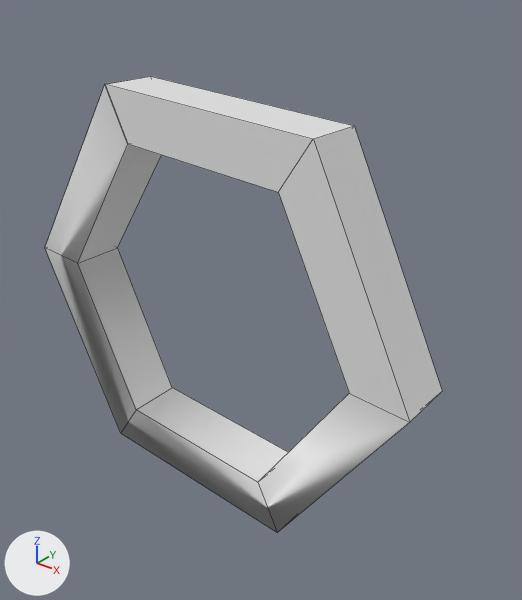
A saved change to the FBX model Assets/models/PINBALL/haguruma.fbx.
Before and after are seen from a 50 mm lens placed at (1.943, -2.7573, 0.2867), pointed at (1.8106, -2.5918, 0.1841). The axes (+X, +Y, +Z) are drawn at lower left. The lights are the same throughout. The older version comes first. Mesh edges are drawn as thin lines. Materials are left out; every surface is plain grey. Vertices at exactly the same position are counted once.

In view in the first picture: 'haguruma'.
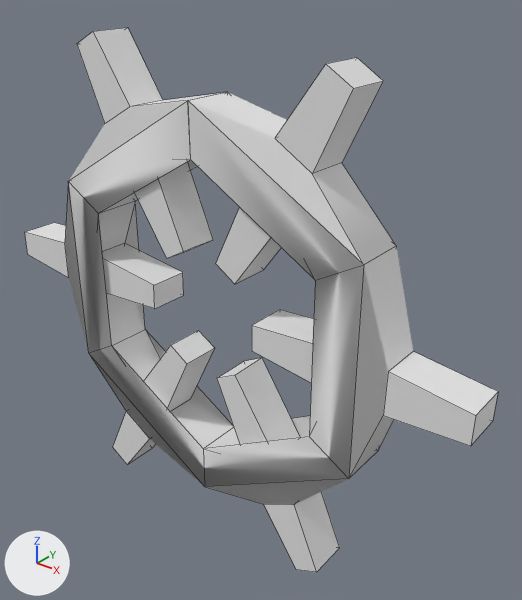
Pixel boxes (x1, y1, x2, y2) of what changed, in the pictures (522 x 600 px):
'haguruma', reshaped, turned, rescaled
    before: (45, 76, 442, 532)
    after: (25, 28, 498, 572)

What changed in the scene script:
```text
Change me_立方体_003:
    used by ob_haguruma; location = (1.7997, -2.6021, 0.1815); scale = (0.00938, 0.00938, 0.00938)
    remove me_立方体_003.from_pydata(...)  # 36 vertices, 33 faces; spans x -8.1..8.1, y -1.0..1.0, z -7.3..7.3
    add me_立方体_003.from_pydata(...)  # 124 vertices, 103 faces; spans x -10.3..10.3, y -1.0..1.0, z -11.1..11.1
    me_立方体_003 part 1
    10 vertices are removed from x -3.6..8.1, y -1.0..1.0, z -0.6..7.3
    23 faces are deleted
    50 vertices are added at x -10.3..10.3, y -1.0..1.0, z -11.1..11.1
    48 new vertices lie (0.0, 1.6, 0.0) away from vertices in x -10.3..10.3, y -0.8, z -11.1..11.1
    93 new faces join them
Change ob_haguruma:
    ob_haguruma.rotation_euler: (0.0, 0.0, 0.0) -> (0.0, 0.45, 0.0)  # degrees (0, 0, 0) -> degrees (0, 26, 0)
    ob_haguruma.scale: (0.00938, 0.00938, 0.00938) -> (0.00831, 0.00831, 0.00831)
```
